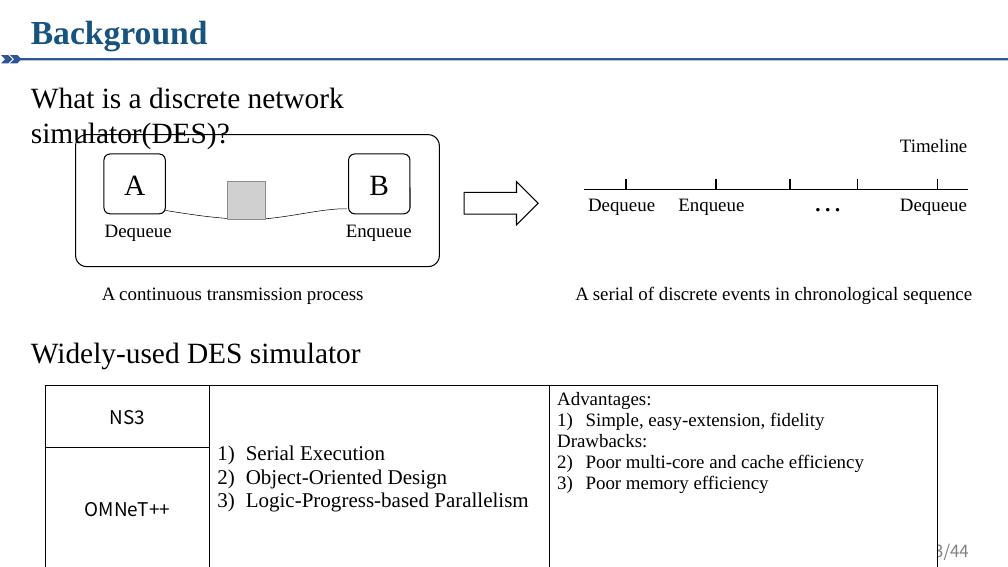
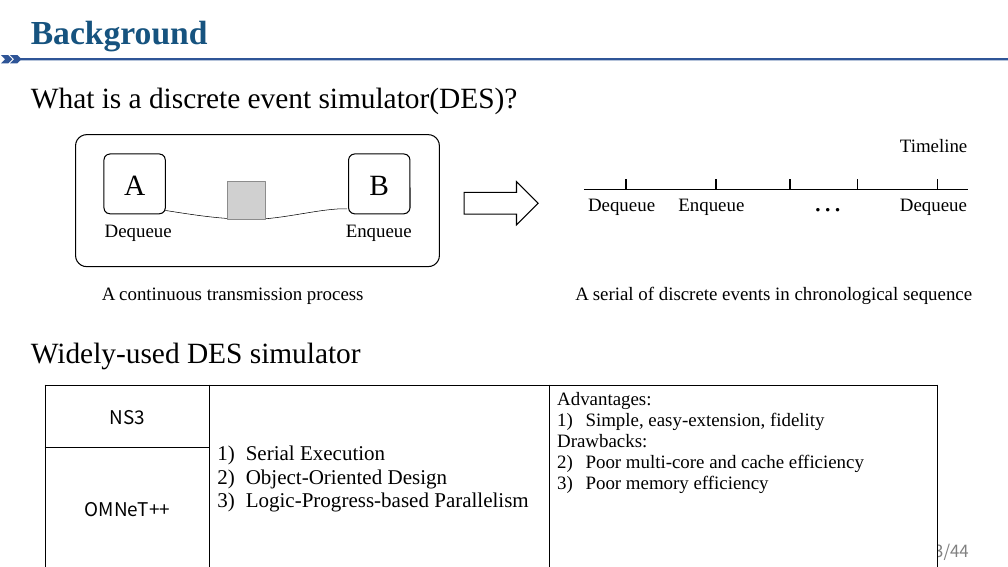
Before and after one commit to Qinyong-Li/obsidian, a slide deck: slide 3 of OS/DONS/FES.pptx. Drawn at 1008x567 pixels with LibreOffice and Linux fonts; fonts in the diff are those of the drawing; grey boxes stand for pictures. Boxes give left, top, right and bottom in pixels: in the first picture for what was removed or moved away, otherwise in the second. Text is boxed around its words. In the diff, an @@ line names an element or a change of style, - is before the commit and + after.

```diff
--- a/OS/DONS/FES.pptx
+++ b/OS/DONS/FES.pptx
@@ text at (31,87,518,114): text changed @@
-What is a discrete network simulator(DES)?
+What is a discrete event simulator(DES)?
```
Also in this commit, not shown: 1 other slide changed.
